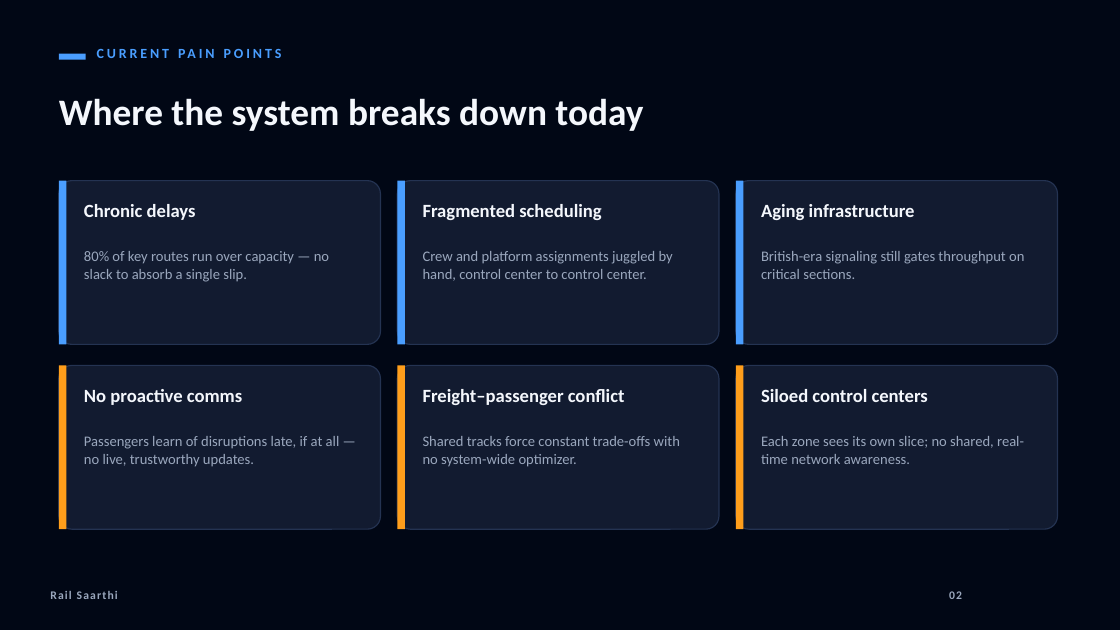
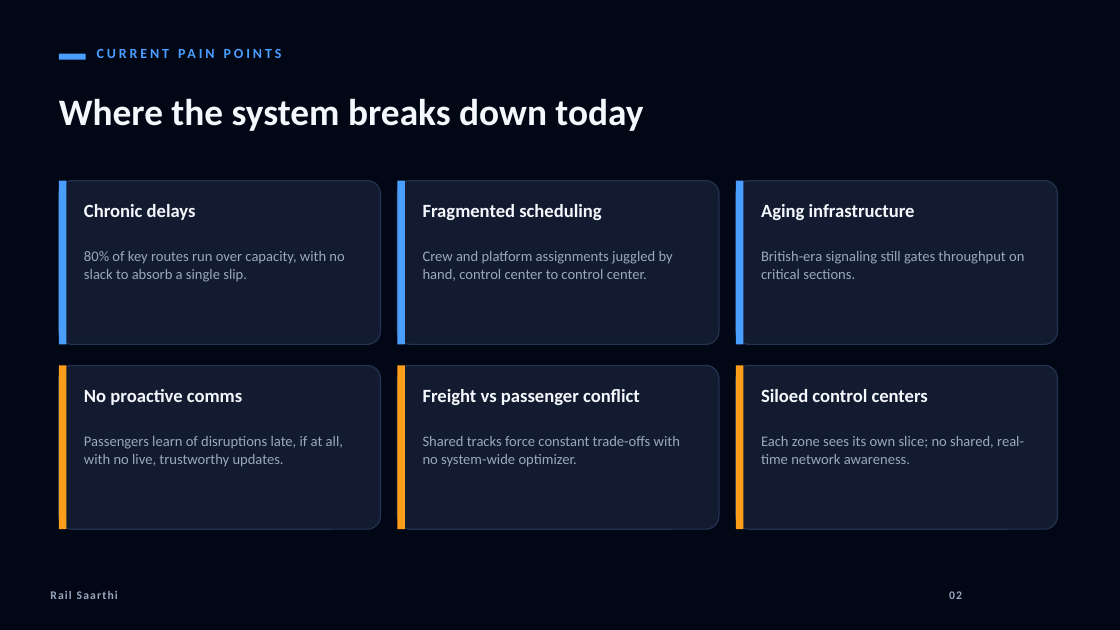
Before and after one commit to chiruu12/railmind, a slide deck: slide 3 of docs/Rail_Saarthi_Pitch.pptx. Drawn at 1120x630 pixels with LibreOffice and Linux fonts; fonts in the diff are those of the drawing. Boxes give left, top, right and bottom in pixels: in the first picture for what was removed or moved away, otherwise in the second. Text is boxed around its words. In the diff, an @@ line names an element or a change of style, - is before the commit and + after.

```diff
--- a/docs/Rail_Saarthi_Pitch.pptx
+++ b/docs/Rail_Saarthi_Pitch.pptx
@@ text at (84,251,344,282): text changed @@
-80% of key routes run over capacity — no slack to absorb a single slip.
+80% of key routes run over capacity, with no slack to absorb a single slip.
@@ text at (423,389,640,405): text changed @@
-Freight–passenger conflict
+Freight vs passenger conflict
@@ text at (84,436,343,467): text changed @@
-Passengers learn of disruptions late, if at all — no live, trustworthy updates.
+Passengers learn of disruptions late, if at all, with no live, trustworthy updates.
```
Also in this commit, not shown: 5 other slides changed, 1 other file.
